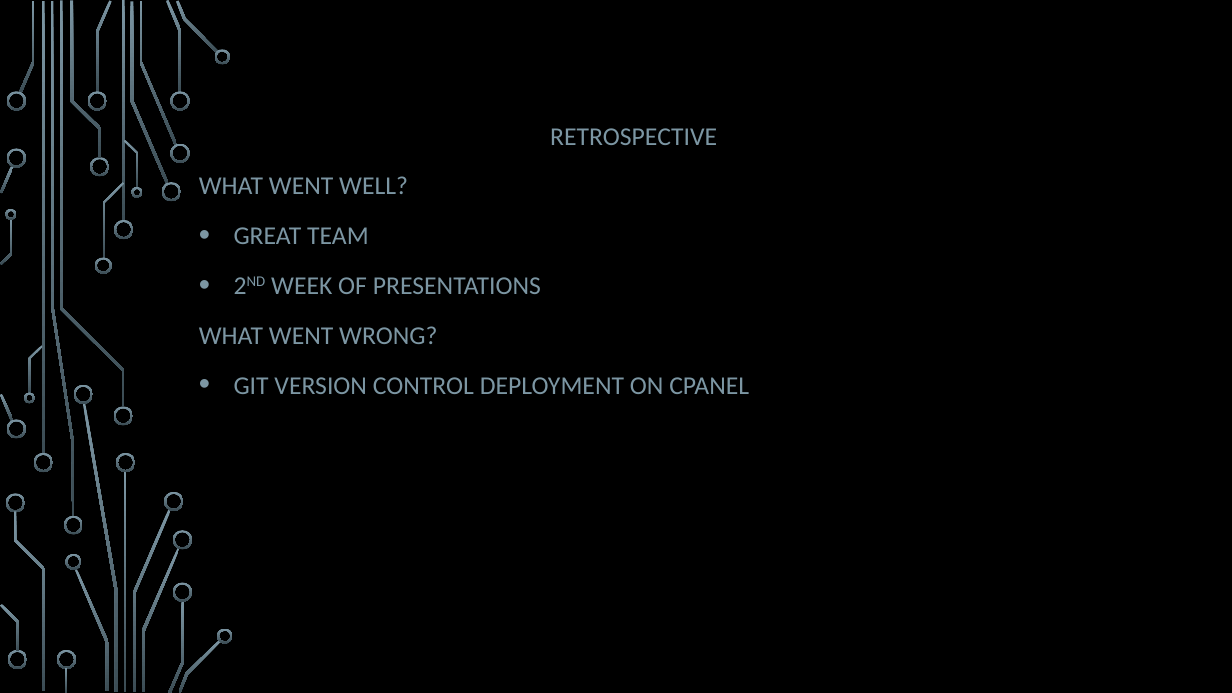
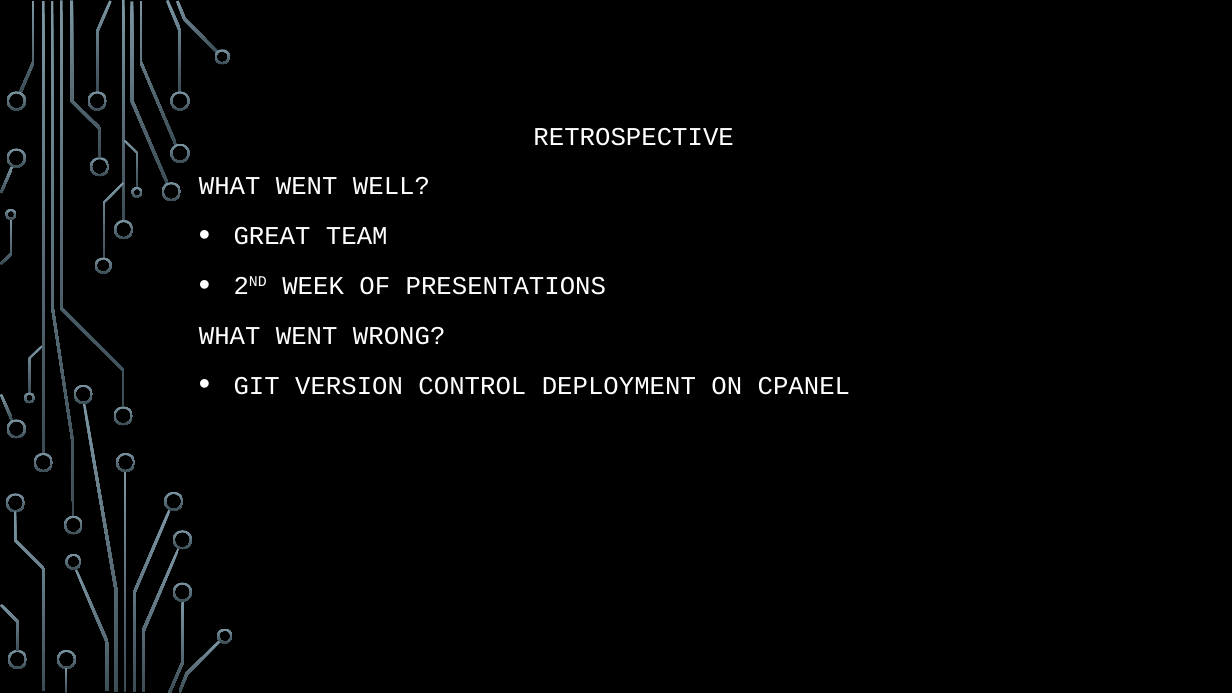
Before and after one commit to dugoatboy/COP4331-Group17-SmallProject, a slide deck: slide 9 of CONNECT.pptm. Drawn at 1232x693 pixels with LibreOffice and Linux fonts; fonts in the diff are those of the drawing; background and template pictures are left out. Boxes give left, top, right and bottom in pixels: in the first picture for what was removed or moved away, otherwise in the second. Text is boxed around its words. In the diff, an @@ line names an element or a change of style, - is before the commit and + after.

```diff
--- a/CONNECT.pptm
+++ b/CONNECT.pptm
@@ subtitle "RETROSPECTIVE" at bbox=[199, 128, 850, 395]: font Calibri to Courier New, text colour #7C96A3 to #FFFFFF @@
```
Also in this commit, not shown: 6 other slides changed, 1 slide added, 1 slide removed.
